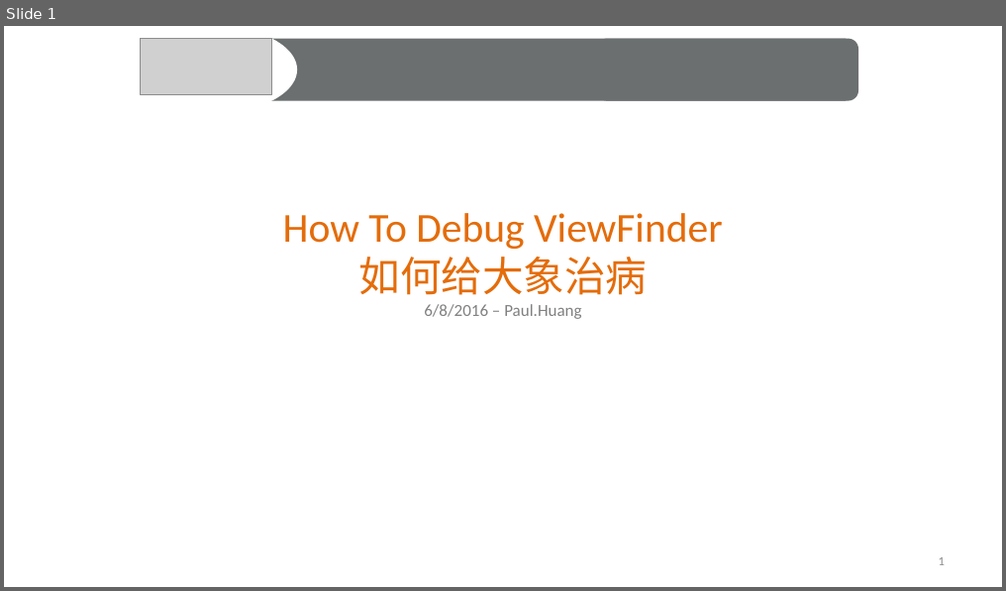
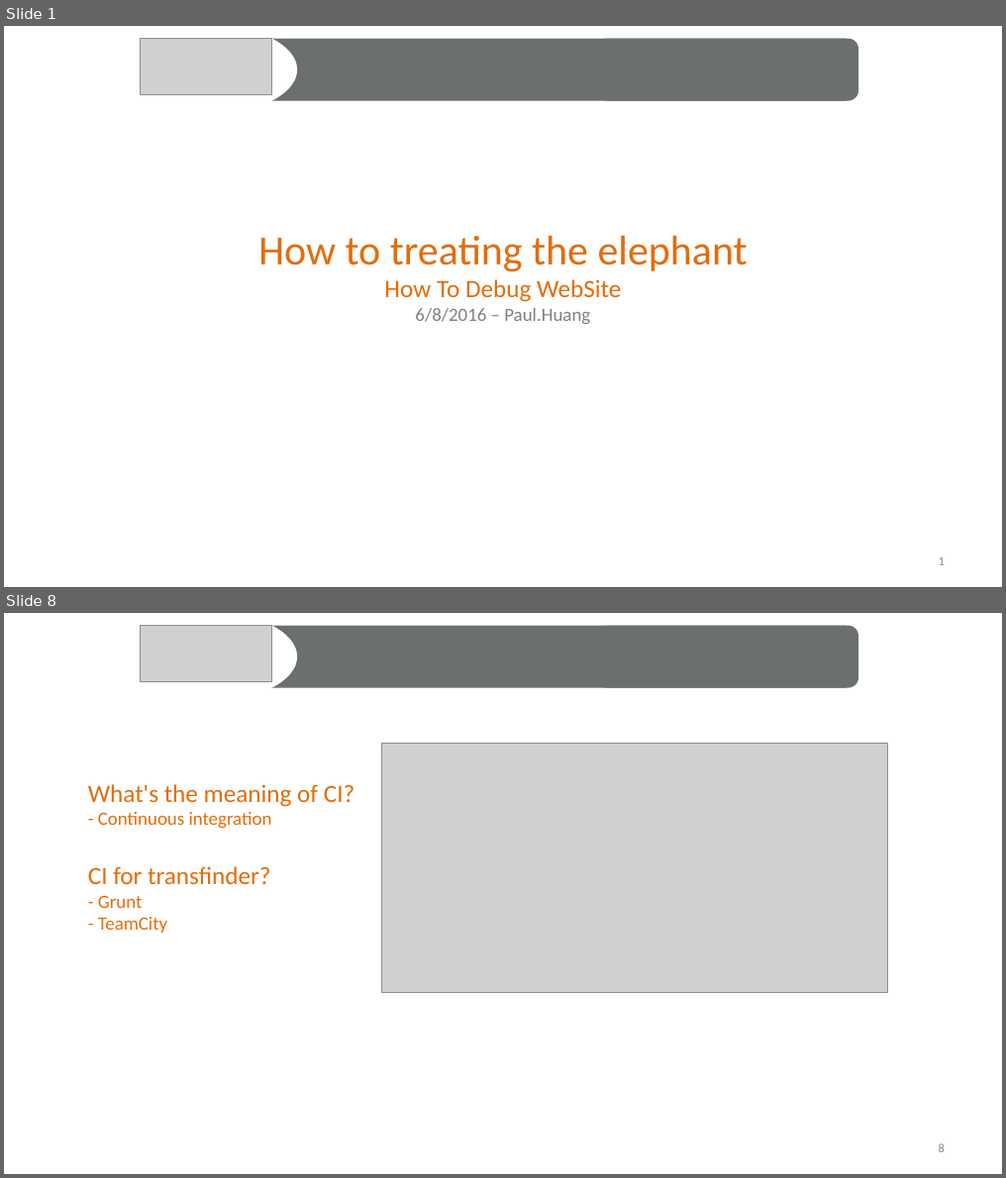
Before and after one commit to rainbow494/blog.zuoshachi.com, a slide deck: examples/how-to-debug-website/how-to-debug-viewfinder.pptx. Shown one above the other, each under a label of ours: slide 1 before the commit, slides 1 and 8 after it; the slides between them are not shown. The pictures are 1006x591 and 1006x1178 pixels, drawn with LibreOffice and Linux fonts; fonts in the diff are those of the drawing; grey boxes stand for pictures. Boxes give left, top, right and bottom in pixels: in the first picture for what was removed or moved away, otherwise in the second. Text is boxed around its words. In the diff, an @@ line names an element or a change of style, - is before the commit and + after.

```diff
--- a/examples/how-to-debug-website/how-to-debug-viewfinder.pptx
+++ b/examples/how-to-debug-website/how-to-debug-viewfinder.pptx
@@ slide 8 added at [4,613,1002,1174], background #FFFFFF @@
@@ ellipse added at [129,613,297,700], fill #FFFFFF @@
@@ picture added at [141,626,272,682] @@
@@ rectangle added at [197,626,846,688], fill #6B6F70 @@
@@ rounded rectangle added at [597,626,859,688], fill #6B6F70 @@
@@ picture added at [382,744,888,992] @@
@@ text added at [88,784,354,933], 24 pt, text #E46C0A @@
+What's the meaning of CI?
+- Continuous integration
+CI for transfinder?
+- Grunt
+- TeamCity
@@ page number added at [939,1144,944,1153], 12 pt, text #8C8C8C @@
+8
@@ slide 1 changed as well @@
@@ title at [258,236,747,324]: text changed; size 39.6 to 40 pt @@
-How To Debug ViewFinder
-如何给大象治病
-6/8/2016 – Paul.Huang
+How to treating the elephant
+How To Debug WebSite
+6/8/2016 – Paul.Huang
```
Also in this commit, not shown: 2 other slides changed, 16 other slides added, 8 slides removed, 1 other file.
